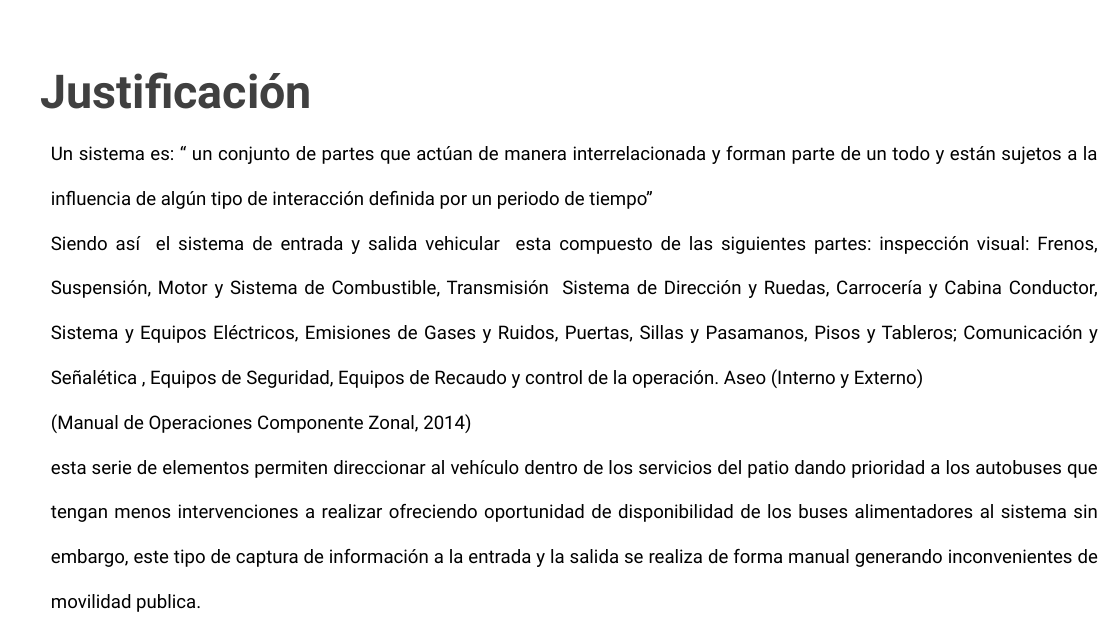
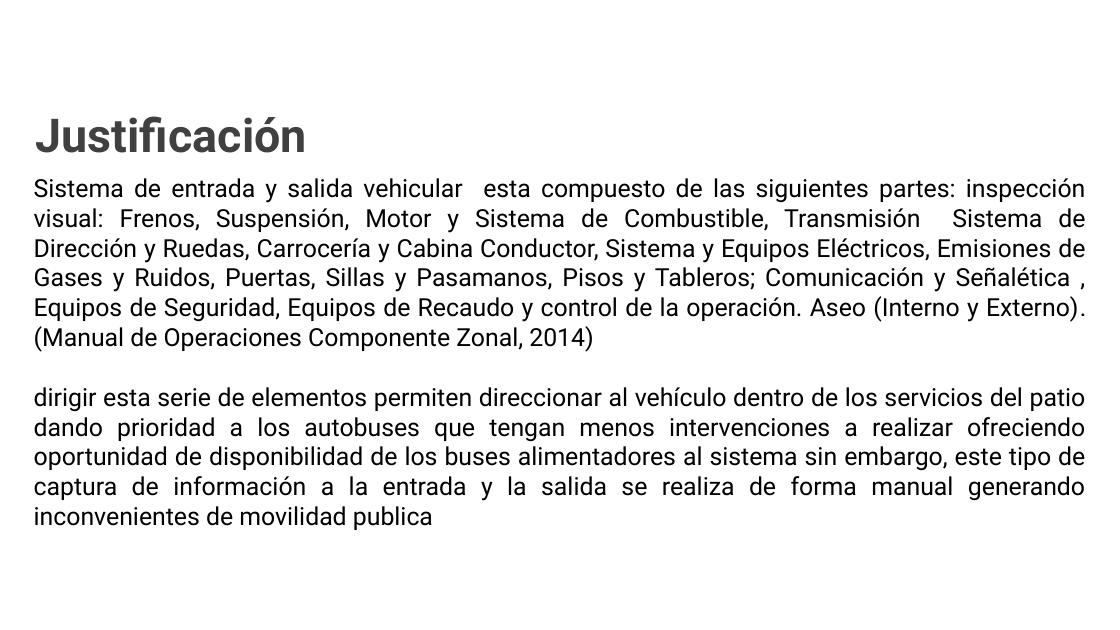
Before and after one commit to Mmartinez951/EntryQr, a slide deck: slide 5 of PresentaciónTIII/Presentación EntryMC.pptx (slide 3 before the commit). Drawn at 1120x630 pixels with LibreOffice and Linux fonts; fonts in the diff are those of the drawing; background and template pictures are left out. Boxes give left, top, right and bottom in pixels: in the first picture for what was removed or moved away, otherwise in the second. Text is boxed around its words. In the diff, an @@ line names an element or a change of style, - is before the commit and + after.

```diff
--- a/PresentaciónTIII/Presentación EntryMC.pptx
+++ b/PresentaciónTIII/Presentación EntryMC.pptx
@@ text "Justificación": place and size @@
-text "Justificación" at <box>41,72,312,109</box>
+text "Justificación" at <box>36,116,307,153</box>
@@ text "Justificación" at <box>36,116,307,153</box>: list level 2 to 1 in "Justificación" @@
@@ text at <box>34,178,1086,530</box>: text changed; size 12 to 16 pt @@
-Un sistema es: “ un conjunto de partes que actúan de manera interrelacionada y forman parte de un todo y están sujetos a la influencia de algún tipo de interacción definida por un periodo de tiempo”
-Siendo así el sistema de entrada y salida vehicular esta compuesto de las siguientes partes: inspección visual: Frenos, Suspensión, Motor y Sistema de Combustible, Transmisión Sistema de Dirección y Ruedas, Carrocería y Cabina Conductor, Sistema y Equipos Eléctricos, Emisiones de Gases y Ruidos, Puertas, Sillas y Pasamanos, Pisos y Tableros; Comunicación y Señalética , Equipos de Seguridad, Equipos de Recaudo y control de la operación. Aseo (Interno y Externo)
-(Manual de Operaciones Componente Zonal, 2014)
-esta serie de elementos permiten direccionar al vehículo dentro de los servicios del patio dando prioridad a los autobuses que tengan menos intervenciones a realizar ofreciendo oportunidad de disponibilidad de los buses alimentadores al sistema sin embargo, este tipo de captura de información a la entrada y la salida se realiza de forma manual generando inconvenientes de movilidad publica.
+Sistema de entrada y salida vehicular esta compuesto de las siguientes partes: inspección visual: Frenos, Suspensión, Motor y Sistema de Combustible, Transmisión Sistema de Dirección y Ruedas, Carrocería y Cabina Conductor, Sistema y Equipos Eléctricos, Emisiones de Gases y Ruidos, Puertas, Sillas y Pasamanos, Pisos y Tableros; Comunicación y Señalética , Equipos de Seguridad, Equipos de Recaudo y control de la operación. Aseo (Interno y Externo). (Manual de Operaciones Componente Zonal, 2014)
+dirigir esta serie de elementos permiten direccionar al vehículo dentro de los servicios del patio dando prioridad a los autobuses que tengan menos intervenciones a realizar ofreciendo oportunidad de disponibilidad de los buses alimentadores al sistema sin embargo, este tipo de captura de información a la entrada y la salida se realiza de forma manual generando inconvenientes de movilidad publica
```
Also in this commit, not shown: 3 other slides changed, 5 slides added, 5 slides removed.
